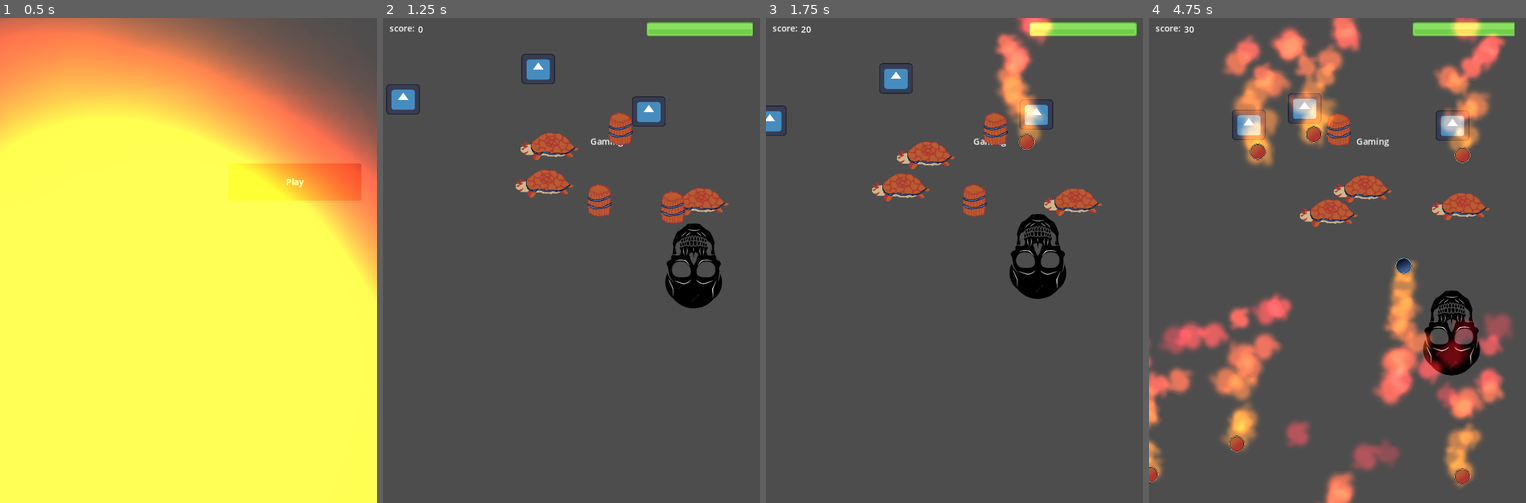
Above: before the commit, frames 1-4 (left to right).
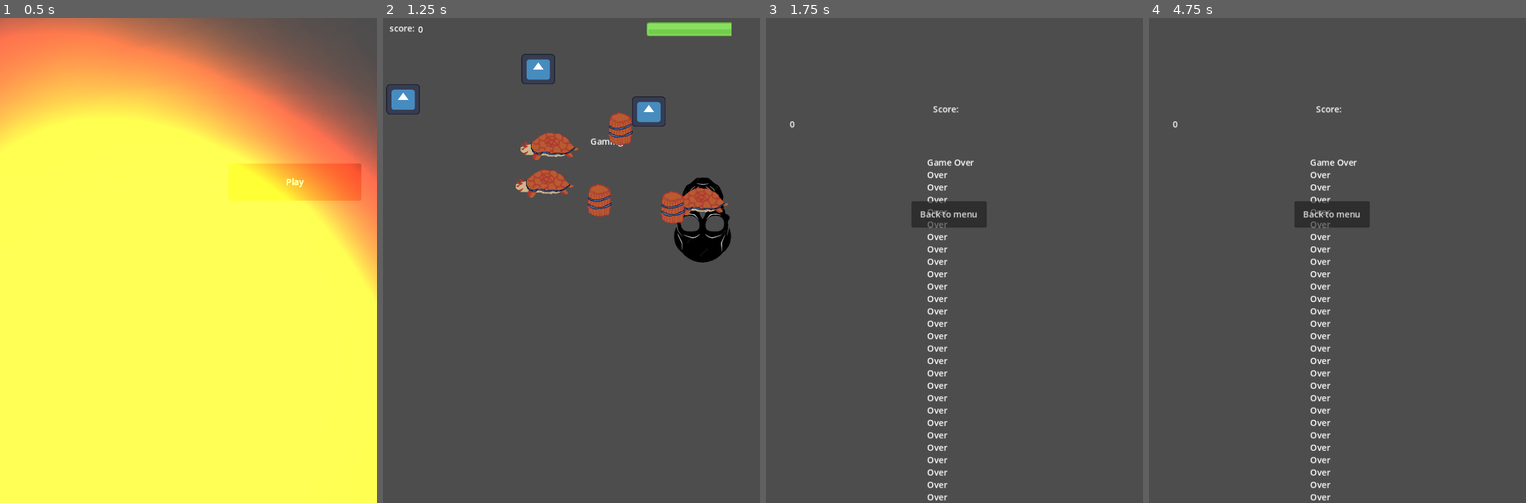
Above: after the commit, the same moments.

Repository: vaarnio/purgatory-gmtk2023
Game: Godot game, scene res://scenes/menu.tscn
Same seed, same stepped clock (60 frames per second), same inputs: the game is played once before the commit and once after it. The engine's default icon, where the game draws it, is replaced by a stand-in: a white triangle on a blue panel in a dark square.
Inputs (mouse positions are in pixels of both pictures, inside the frame that each line leads up to):
- Up to frame 1 (0.5 s): no input
- Up to frame 2 (1.25 s): click "Play" at 0.5 s
- Up to frame 3 (1.75 s): tap Enter (ui_accept) at 1.25, 1.52 s; move the mouse to (1037, 236) at 1.27 s
- Up to frame 4 (4.75 s): move the mouse to (1262, 284) at 2.02 s; tap Enter (ui_accept) at 2.27, 3.77, 4.52 s; move the mouse to (1375, 153) at 2.77 s; move the mouse to (1318, 357) at 3.52 s; move the mouse to (1450, 333) at 4.27 s

Frame 1 is identical in both runs. In frame 2, 2.1% of the frame differs, in the area x 74-99%, y 0-60%; in frame 3, 9.4%; in frame 4, 26%, in the area x 0-97%, y 0-100%.

Commit message:
Merge succesfully with main

Diff:
--- a/prefabs/blocking_enemy.tscn
+++ b/prefabs/blocking_enemy.tscn
@@ -1,10 +1,11 @@
-[gd_scene load_steps=4 format=3 uid="uid://d0yhdhkghyqba"]
+[gd_scene load_steps=5 format=3 uid="uid://d0yhdhkghyqba"]
 
 [ext_resource type="Texture2D" uid="uid://d0m5eepd4ha2u" path="res://assets/blocking_enemy_1.png" id="1_4avsp"]
 [ext_resource type="Script" path="res://scripts/blocking_enemy.gd" id="1_e1exp"]
+[ext_resource type="Script" path="res://scripts/bEnemyDetector.gd" id="3_xyiqa"]
 
 [sub_resource type="RectangleShape2D" id="RectangleShape2D_dhs4u"]
-size = Vector2(65, 20)
+size = Vector2(65, 35)
 
 [node name="blocking_enemy" type="CharacterBody2D" groups=["blocking_enemy"]]
 script = ExtResource("1_e1exp")
@@ -13,11 +14,19 @@
 texture = ExtResource("1_4avsp")
 
 [node name="shield" type="CollisionShape2D" parent="."]
-position = Vector2(4, -8)
-shape = SubResource("RectangleShape2D_dhs4u")
-
-[node name="tummy" type="CollisionShape2D" parent="."]
-position = Vector2(4, 12)
+position = Vector2(4, -0.5)
 shape = SubResource("RectangleShape2D_dhs4u")
 
 [node name="Timer" type="Timer" parent="."]
+
+[node name="Area2D" type="Area2D" parent="."]
+collision_layer = 3
+collision_mask = 3
+collision_priority = 2.0
+script = ExtResource("3_xyiqa")
+
+[node name="shield2" type="CollisionShape2D" parent="Area2D"]
+position = Vector2(4, -0.5)
+shape = SubResource("RectangleShape2D_dhs4u")
+
+[connection signal="body_entered" from="Area2D" to="Area2D" method="_on_body_entered"]
--- a/prefabs/frenemy.tscn
+++ b/prefabs/frenemy.tscn
@@ -1,7 +1,8 @@
-[gd_scene load_steps=4 format=3 uid="uid://c5m44qhpa8n54"]
+[gd_scene load_steps=5 format=3 uid="uid://c5m44qhpa8n54"]
 
 [ext_resource type="Script" path="res://scripts/Frenemy.gd" id="1_ibxak"]
 [ext_resource type="Texture2D" uid="uid://dtb8p3j42wqtc" path="res://assets/icon.svg" id="2_ieark"]
+[ext_resource type="Script" path="res://scripts/frenemyDetector.gd" id="3_gt7u6"]
 
 [sub_resource type="RectangleShape2D" id="RectangleShape2D_twx78"]
 size = Vector2(61, 58)
@@ -19,3 +20,15 @@
 [node name="CollisionShape2D" type="CollisionShape2D" parent="."]
 position = Vector2(-0.5, 0)
 shape = SubResource("RectangleShape2D_twx78")
+
+[node name="Area2D" type="Area2D" parent="."]
+collision_layer = 3
+collision_mask = 3
+collision_priority = 2.0
+script = ExtResource("3_gt7u6")
+
+[node name="CollisionShape2D" type="CollisionShape2D" parent="Area2D"]
+position = Vector2(-0.5, 0)
+shape = SubResource("RectangleShape2D_twx78")
+
+[connection signal="body_entered" from="Area2D" to="Area2D" method="_on_body_entered"]
--- a/prefabs/player.tscn
+++ b/prefabs/player.tscn
@@ -8,6 +8,8 @@
 
 [node name="Player" type="CharacterBody2D" groups=["Player"]]
 position = Vector2(596, 371)
+collision_layer = 2
+collision_mask = 2
 script = ExtResource("1_se0u5")
 
 [node name="Sprite2D" type="Sprite2D" parent="."]
Not shown: 1 places in scenes/level1_valtteri.tscn that only renumber resources
